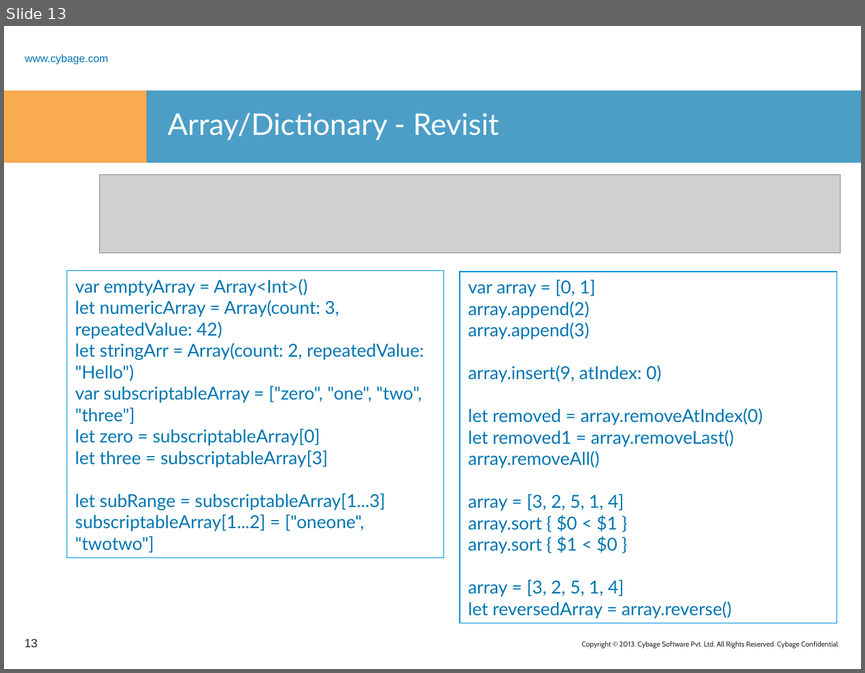
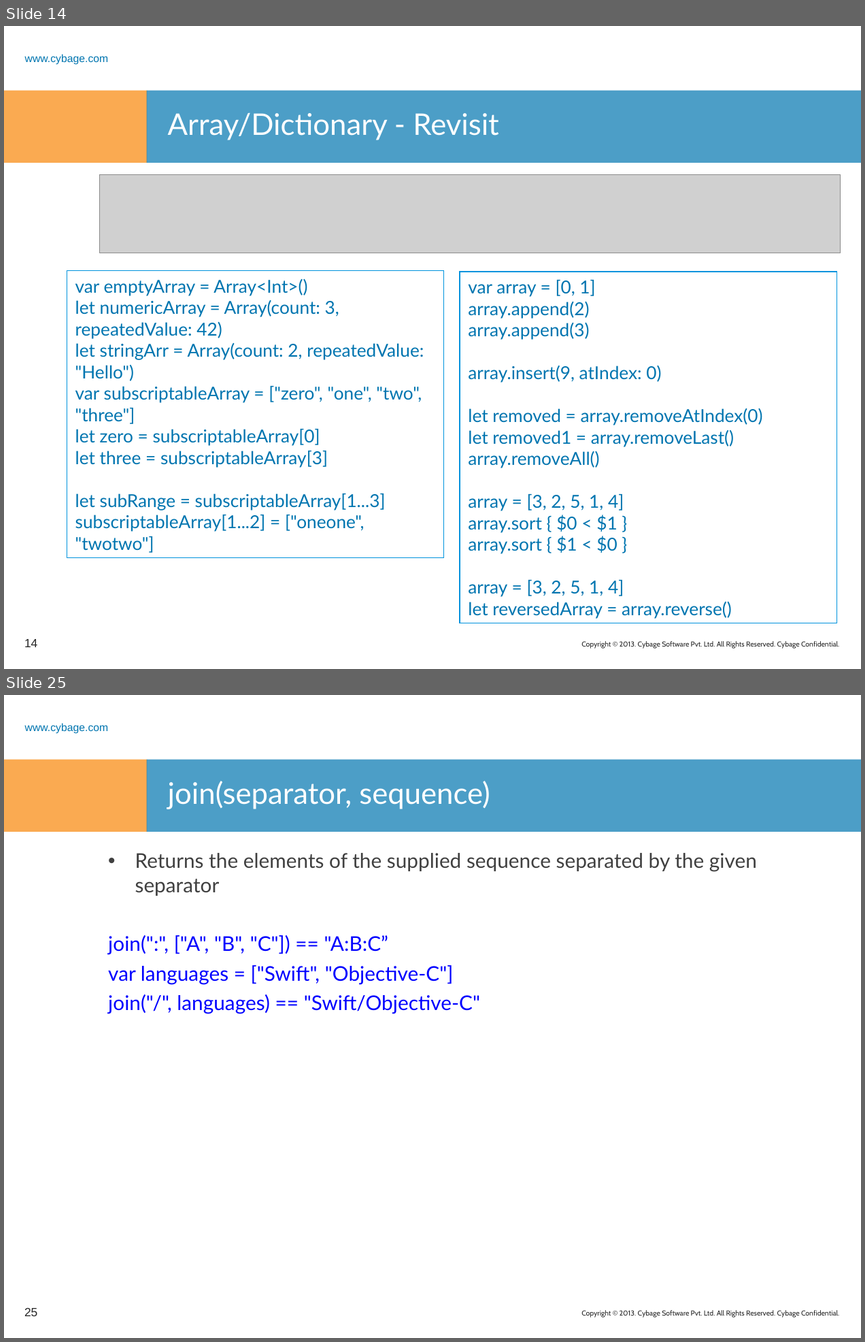
Before and after one commit to sumantar/Learn_Swift, a slide deck: PPT/Learn_Swift-4.ppt. Shown one above the other, each under a label of ours: slide 13 before the commit, slides 14 and 25 after it; the slides between them are not shown. The pictures are 865x673 and 865x1342 pixels, drawn with LibreOffice and Linux fonts; fonts in the diff are those of the drawing; grey boxes stand for pictures; background and template pictures are left out. Boxes give left, top, right and bottom in pixels: in the first picture for what was removed or moved away, otherwise in the second. Text is boxed around its words. In the diff, an @@ line names an element or a change of style, - is before the commit and + after.

```diff
--- a/PPT/Learn_Swift-4.ppt
+++ b/PPT/Learn_Swift-4.ppt
@@ slide 25 added at <box>4,695,861,1338</box>, background #FFFFFF; not listed: 4 template elements that a slide beside it also shows @@
@@ title added at <box>168,781,490,809</box>, 25 pt, text #FFFFFF @@
+join(separator, sequence)
@@ text added at <box>108,853,757,1014</box>, 17 pt, text #0000FF @@
+• Returns the elements of the supplied sequence separated by the given separator
+join(":", ["A", "B", "C"]) == "A:B:C”
+var languages = ["Swift", "Objective-C"]
+join("/", languages) == "Swift/Objective-C"
@@ page number added at <box>24,1308,37,1316</box>, 10 pt, text #262626 @@
+25
@@ what was slide 13 is now slide 14 @@
@@ page number at <box>24,639,37,647</box>: text changed @@
-13
+14
```
Also in this commit, not shown: 28 other slides added, 6 other files.
